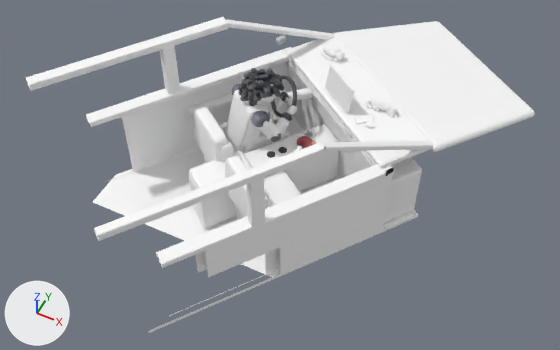
What one commit did to the glTF model public/scene/depart/3d/room.glb.
Both versions are drawn from a 50 mm lens placed at (2.25, -3.47, 5.79), pointed at (0.13, 0.76, 0.51). Arrows for +X, +Y and +Z are at lower left; the lights stay in place. The older version comes first. Vertices at exactly the same position are counted once.

Objects in the first picture: 'room_atlas', 'room_vertex'.
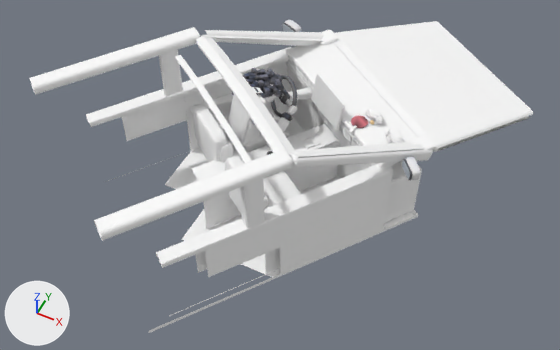
Changed parts and their boxes [x1, y1, x2, y2] in the pictures (560 x 350 px; the box of a moved part takes in the faces that stretch with it):
'room_atlas', reshaped: before [26, 17, 535, 333]; after [29, 21, 533, 333]
'room_vertex', reshaped (16% wider, 14% taller): before [232, 36, 394, 176]; after [232, 20, 420, 180]
part 1 of me_mesh_0, rebuilt: before [226, 20, 334, 40]; after [202, 35, 322, 41]
part 2 of me_mesh_0, rebuilt: before [159, 46, 180, 94]; after [159, 50, 183, 96]
part 3 of me_mesh_0, rebuilt (14% narrower, 6% shorter): before [94, 143, 324, 241]; after [94, 149, 292, 241]
part 4 of me_mesh_0, rebuilt (15% narrower, 8% shorter): before [26, 17, 228, 91]; after [29, 27, 200, 95]
part 5 of me_mesh_0, deleted: before [294, 44, 398, 152]
part 6 of me_mesh_0, reshaped: before [93, 33, 433, 239]; after [175, 30, 435, 228]
part 7 of me_mesh_0, deleted: before [437, 21, 535, 116]
part 8 of me_mesh_1, deleted: before [276, 36, 394, 176]
part 9 of me_mesh_1, moved or reshaped: before [233, 68, 297, 135]; after [246, 68, 292, 117]
part 10 of me_mesh_1, added: after [402, 157, 420, 180]
part 11 of me_mesh_1, added: after [282, 20, 301, 32]
part 12 of me_mesh_1, added: after [351, 116, 374, 128]
part 13 of me_mesh_1, recoloured: before [232, 68, 297, 142]; after [232, 68, 297, 126]

What changed in the scene script:
```text
Change me_mesh_0:
    used by ob_room_atlas; location = (0.0, 0.0, 0.0)
    remove me_mesh_0.from_pydata(...)  # 31426 vertices, 53726 faces; spans x -1.84..2.02, y -1.11..3.29, z 0.02..1.52
    add me_mesh_0.from_pydata(...)  # 35185 vertices, 60715 faces; spans x -1.82..2.02, y -1.09..3.29, z 0.02..1.55
    me_mesh_0 part 1: the loose piece of 95 vertices spanning x -0.76..-0.02, y 1.39..2.32, z 0.92..1.5 is rebuilt with 8 vertices and now spans x -0.85..0.0, y 1.15..2.28, z 0.93..1.48
    me_mesh_0 part 2: the loose piece of 39 vertices spanning x -1.15..-1.01, y 0.87..1.02, z 0.9..1.5 is rebuilt with 18 vertices and now spans x -1.1..-0.98, y 0.83..0.97, z 0.93..1.47
    me_mesh_0 part 3: the loose piece of 34 vertices spanning x -0.4..0.72, y -1.11..0.39, z 1.45..1.52 is rebuilt with 72 vertices and now spans x -0.45..0.56, y -1.09..0.22, z 1.43..1.52
    me_mesh_0 part 4: the loose piece of 30 vertices spanning x -1.84..-0.69, y -0.09..1.43, z 1.45..1.52 is rebuilt with 30 vertices and now spans x -1.82..-0.82, y -0.1..1.2, z 1.43..1.52
    me_mesh_0 part 5: 118 loose pieces with 21658 vertices, spanning x -0.04..0.94, y 0.99..2.1, z 0.58..1.23, are deleted
    me_mesh_0 part 6: 366 vertices moved within x -0.78..1.34, y -0.07..2.29, z 0.34..1.49; 1310 vertices removed from x -1.5..1.34, y -0.16..2.37, z 0.06..1.5; 26819 vertices added at x -0.9..1.37, y -0.19..2.36, z 0.06..1.55
    me_mesh_0 part 7: 22 vertices removed from x 0.71..2.02, y 2.35..3.29, z 0.67..0.74
    other edits to the shape of me_mesh_0 do not show in these pictures
Change me_mesh_1:
    used by ob_room_vertex; location = (0.0, 0.0, 0.0)
    remove me_mesh_1.from_pydata(...)  # 7699 vertices, 12589 faces; spans x -0.62..1.14, y 0.53..2.02, z 0.21..1.24
    add me_mesh_1.from_pydata(...)  # 9972 vertices, 17088 faces; spans x -0.62..1.37, y 0.53..2.21, z 0.21..1.43
    me_mesh_1 part 8: 6 loose pieces with 677 vertices, spanning x -0.51..1.14, y 0.78..2.02, z 0.59..1.02, are deleted
    me_mesh_1 part 9: 522 vertices moved within x -0.57..0.02, y 0.87..1.48, z 0.67..1.22; 648 vertices removed from x -0.54..0.08, y 0.91..1.64, z 0.3..1.22; 1216 vertices added at x -0.57..0.03, y 0.74..1.48, z 0.56..1.43
    me_mesh_1 part 10: 973 vertices added at x 1.19..1.37, y 0.8..1.0, z 0.96..1.08
    me_mesh_1 part 11: 934 vertices added at x -0.53..-0.32, y 2.07..2.21, z 0.96..1.08
    me_mesh_1 part 12: 485 vertices added at x 0.59..0.79, y 1.2..1.35, z 0.96..1.0
    me_mesh_1 part 13: 2708 kept faces spanning x -0.62..0.83, y 0.59..1.53, z 0.26..1.24 get new vertex colours
    other edits to the shape of me_mesh_1 do not show in these pictures
```
